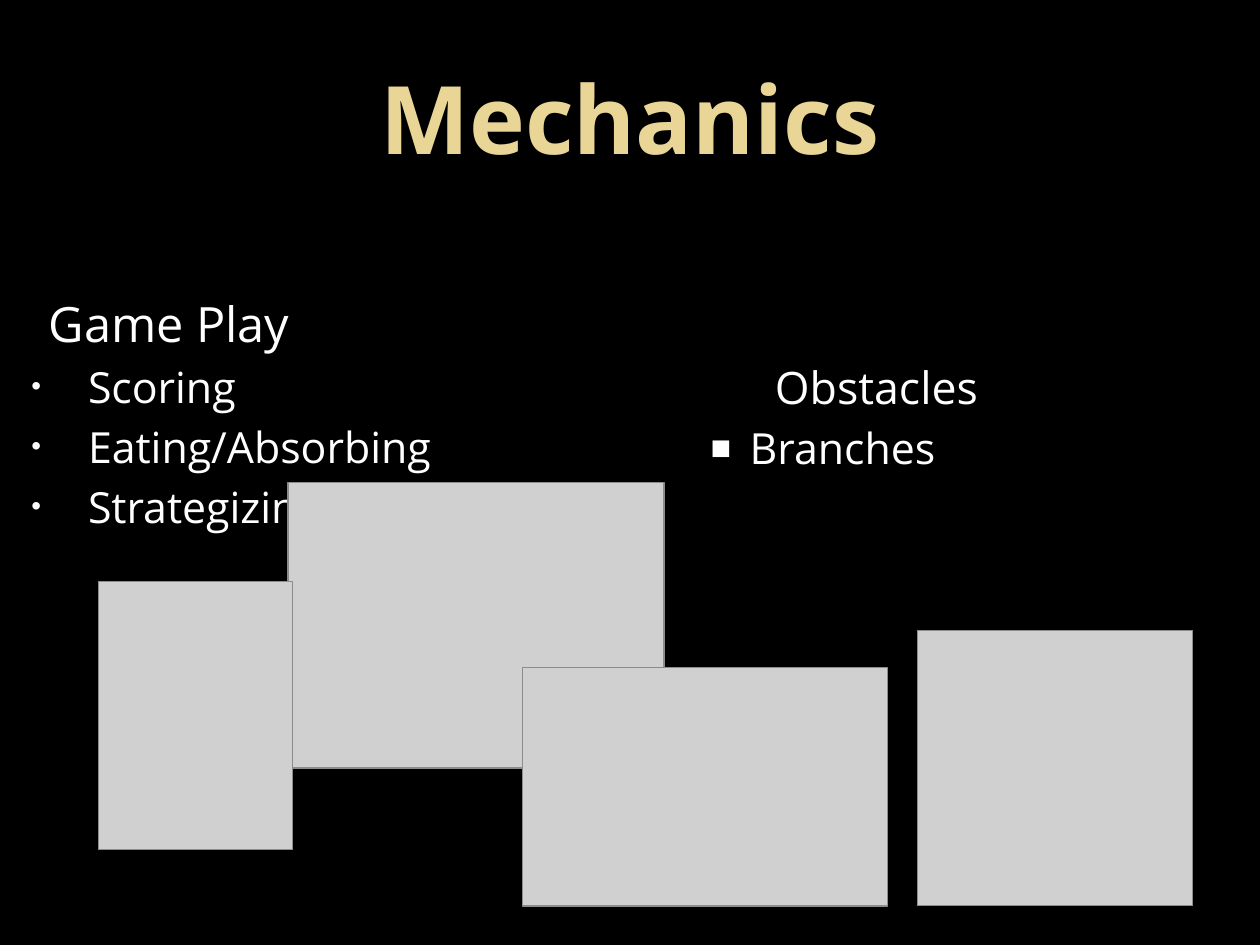
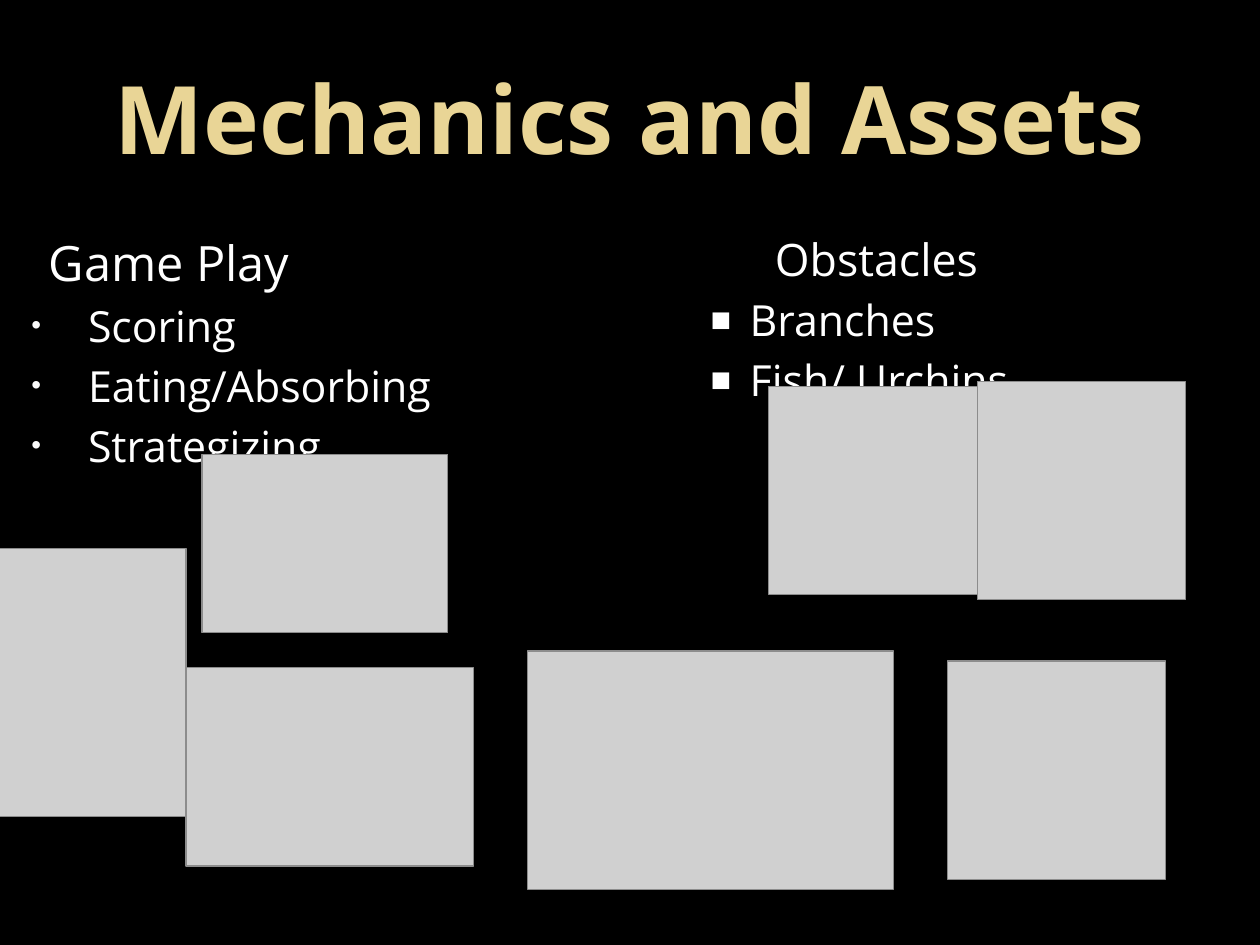
Before and after one commit to UoSGamesGroups/second-semester-level-4-5-s2-group-13, a slide deck: slide 4 of Group 13 Powerpoint presentation2.pptx. Drawn at 1260x945 pixels with LibreOffice and Linux fonts; fonts in the diff are those of the drawing; grey boxes stand for pictures. Boxes give left, top, right and bottom in pixels: in the first picture for what was removed or moved away, otherwise in the second. Text is boxed around its words. In the diff, an @@ line names an element or a change of style, - is before the commit and + after.

Commit message:
updated presentation

```diff
--- a/Group 13 Powerpoint presentation2.pptx
+++ b/Group 13 Powerpoint presentation2.pptx
@@ title at bbox=[115, 82, 1145, 155]: text changed @@
-Mechanics
+Mechanics and Assets
@@ text at bbox=[750, 356, 1008, 408]: paragraph added @@
+  ■ Fish/ Urchins
@@ picture added at bbox=[769, 387, 976, 595] @@
@@ picture added at bbox=[978, 382, 1186, 600] @@
@@ picture added at bbox=[202, 455, 447, 634] @@
@@ picture: place and size @@
-picture at bbox=[98, 582, 292, 850]
+picture at bbox=[0, 549, 186, 818]
@@ picture: place and size @@
-picture at bbox=[522, 668, 887, 906]
+picture at bbox=[528, 651, 893, 890]
@@ picture: place and size @@
-picture at bbox=[289, 483, 664, 769]
+picture at bbox=[186, 668, 474, 866]
@@ picture: place and size @@
-picture at bbox=[917, 630, 1193, 906]
+picture at bbox=[948, 662, 1166, 879]
```
Also in this commit, not shown: 3 other slides changed, 1 slide removed.
